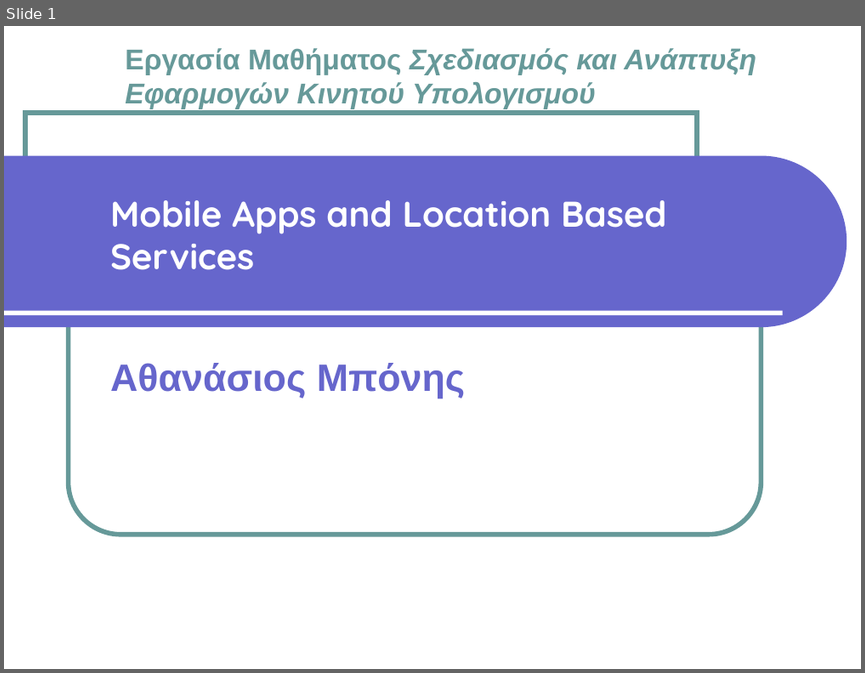
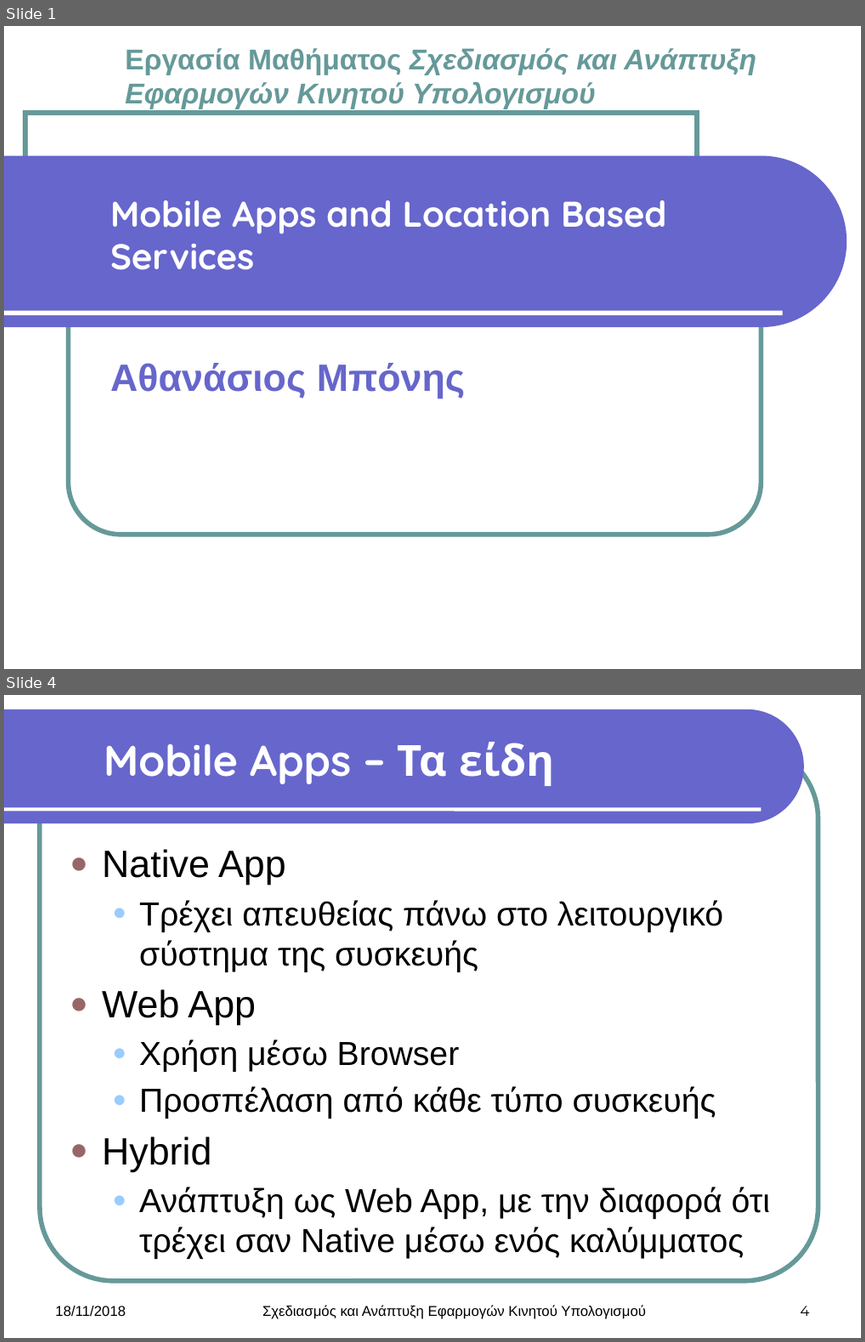
Before and after one commit to AthanCB/Design-and-development-of-mobile-computing, a slide deck: Theory Assignment/Mobile Apps and Location Based Services.pptx. Shown one above the other, each under a label of ours: slide 1 before the commit, slides 1 and 4 after it; the slides between them are not shown. The pictures are 865x673 and 865x1342 pixels, drawn with LibreOffice and Linux fonts; fonts in the diff are those of the drawing; background and template pictures are left out. Boxes give left, top, right and bottom in pixels: in the first picture for what was removed or moved away, otherwise in the second. Text is boxed around its words. In the diff, an @@ line names an element or a change of style, - is before the commit and + after.

```diff
--- a/Theory Assignment/Mobile Apps and Location Based Services.pptx
+++ b/Theory Assignment/Mobile Apps and Location Based Services.pptx
@@ slide 4 added at (x1=4, y1=695, x2=861, y2=1338), background #FFFFFF @@
@@ freeform shape added at (x1=4, y1=709, x2=803, y2=823), fill #6666CC @@
@@ rounded rectangle added at (x1=40, y1=744, x2=818, y2=1280), outline #669999 4 pt @@
@@ title added at (x1=103, y1=742, x2=555, y2=786), 36 pt, text #FFFFFF, bold @@
+Mobile Apps – Τα είδη
@@ line added from (4, 809) to (760, 809), #FFFFFF 3 pt @@
@@ text added at (x1=102, y1=849, x2=770, y2=1259), 28 pt, text #000000 @@
+● Native App
+  ● Τρέχει απευθείας πάνω στο λειτουργικό σύστημα της συσκευής
+● Web App
+  ● Χρήση μέσω Browser
+  ● Προσπέλαση από κάθε τύπο συσκευής
+● Hybrid
+  ● Ανάπτυξη ως Web App, με την διαφορά ότι τρέχει σαν Native μέσω ενός καλύμματος
@@ text added at (x1=55, y1=1305, x2=126, y2=1316), 12 pt, text #000000 @@
+18/11/2018
@@ text added at (x1=262, y1=1304, x2=646, y2=1319), 12 pt, text #000000 @@
+Σχεδιασμός και Ανάπτυξη Εφαρμογών Κινητού Υπολογισμού
@@ page number added at (x1=800, y1=1305, x2=809, y2=1315), 12 pt, text #000000 @@
+4
```
Also in this commit, not shown: 14 other slides added, 1 slide removed, 16 other files.
